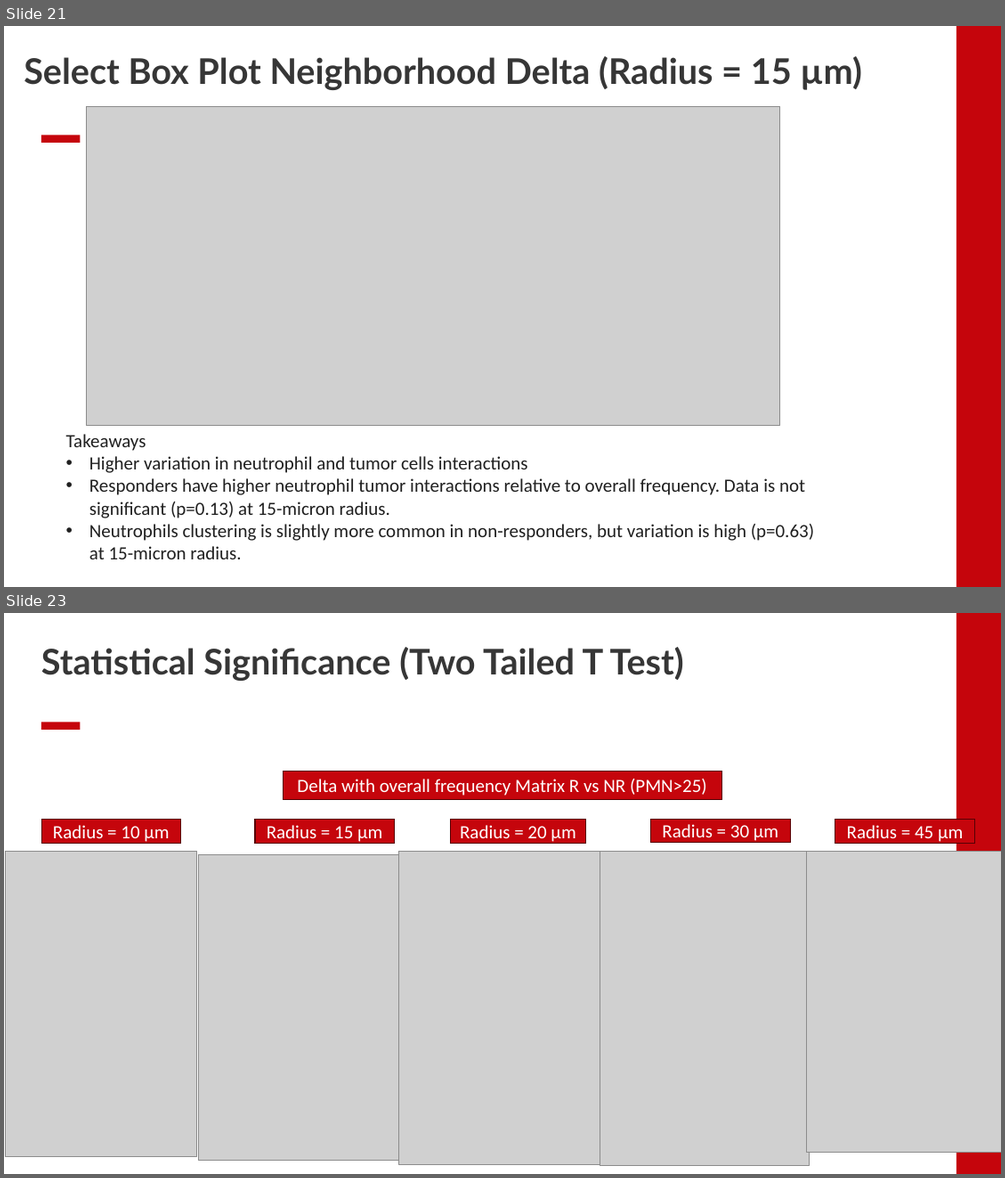
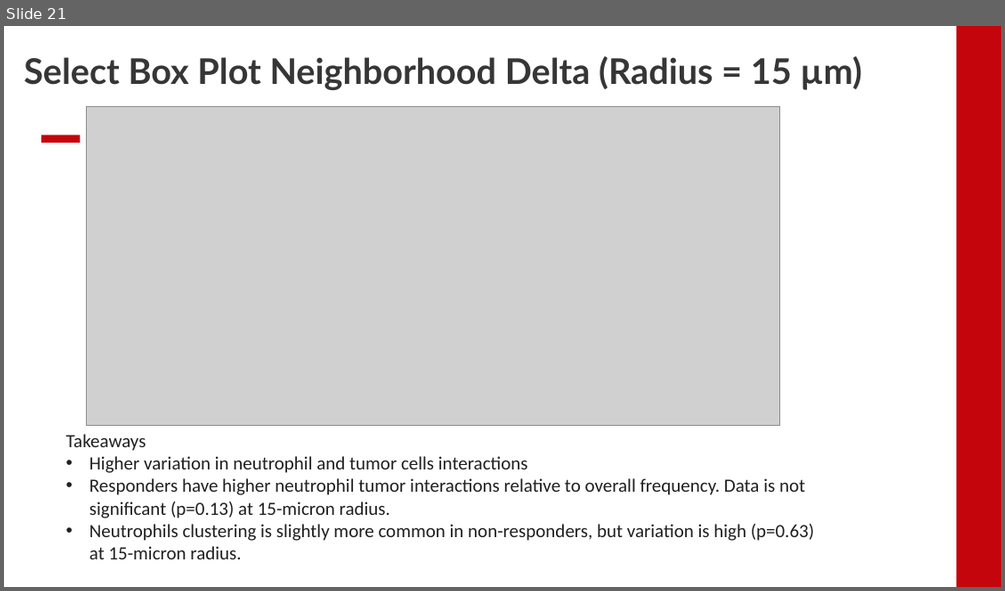
Before and after one commit to EDJohns/2025-Dinh-Lab-Research-Project, a slide deck: Shapiro 2025 Project/Weekly Updates/Week 7 Updates.pptx. Shown one above the other, each under a label of ours: slides 21 and 23 before the commit, slide 21 after it; the slides between them are not shown. The pictures are 1005x1178 and 1005x591 pixels, drawn with LibreOffice and Linux fonts; fonts in the diff are those of the drawing; grey boxes stand for pictures; background and template pictures are left out. Boxes give left, top, right and bottom in pixels: in the first picture for what was removed or moved away, otherwise in the second. Text is boxed around its words. In the diff, an @@ line names an element or a change of style, - is before the commit and + after.

```diff
--- a/Shapiro 2025 Project/Weekly Updates/Week 7 Updates.pptx
+++ b/Shapiro 2025 Project/Weekly Updates/Week 7 Updates.pptx
@@ slide 23 removed at (x1=4, y1=613, x2=1001, y2=1174), background #FFFFFF; not listed: 2 template elements that a slide beside it also shows @@
@@ title removed at (x1=41, y1=647, x2=684, y2=681) @@
-Statistical Significance (Two Tailed T Test)
@@ rectangle removed at (x1=283, y1=771, x2=722, y2=799) @@
-Delta with overall frequency Matrix R vs NR (PMN>25)
@@ rectangle removed at (x1=41, y1=819, x2=180, y2=844) @@
-Radius = 10 µm
@@ rectangle removed at (x1=255, y1=819, x2=395, y2=844) @@
-Radius = 15 µm
@@ rectangle removed at (x1=451, y1=819, x2=586, y2=844) @@
-Radius = 20 µm
@@ rectangle removed at (x1=651, y1=819, x2=790, y2=843) @@
-Radius = 30 µm
@@ rectangle removed at (x1=835, y1=819, x2=975, y2=844) @@
-Radius = 45 µm
@@ picture removed at (x1=6, y1=851, x2=198, y2=1157) @@
@@ picture removed at (x1=399, y1=852, x2=600, y2=1165) @@
@@ picture removed at (x1=600, y1=852, x2=809, y2=1166) @@
@@ picture removed at (x1=807, y1=851, x2=1001, y2=1152) @@
@@ picture removed at (x1=199, y1=854, x2=399, y2=1160) @@
```
Also in this commit, not shown: 6 slides changed, 5 slides added, 12 other slides removed.
